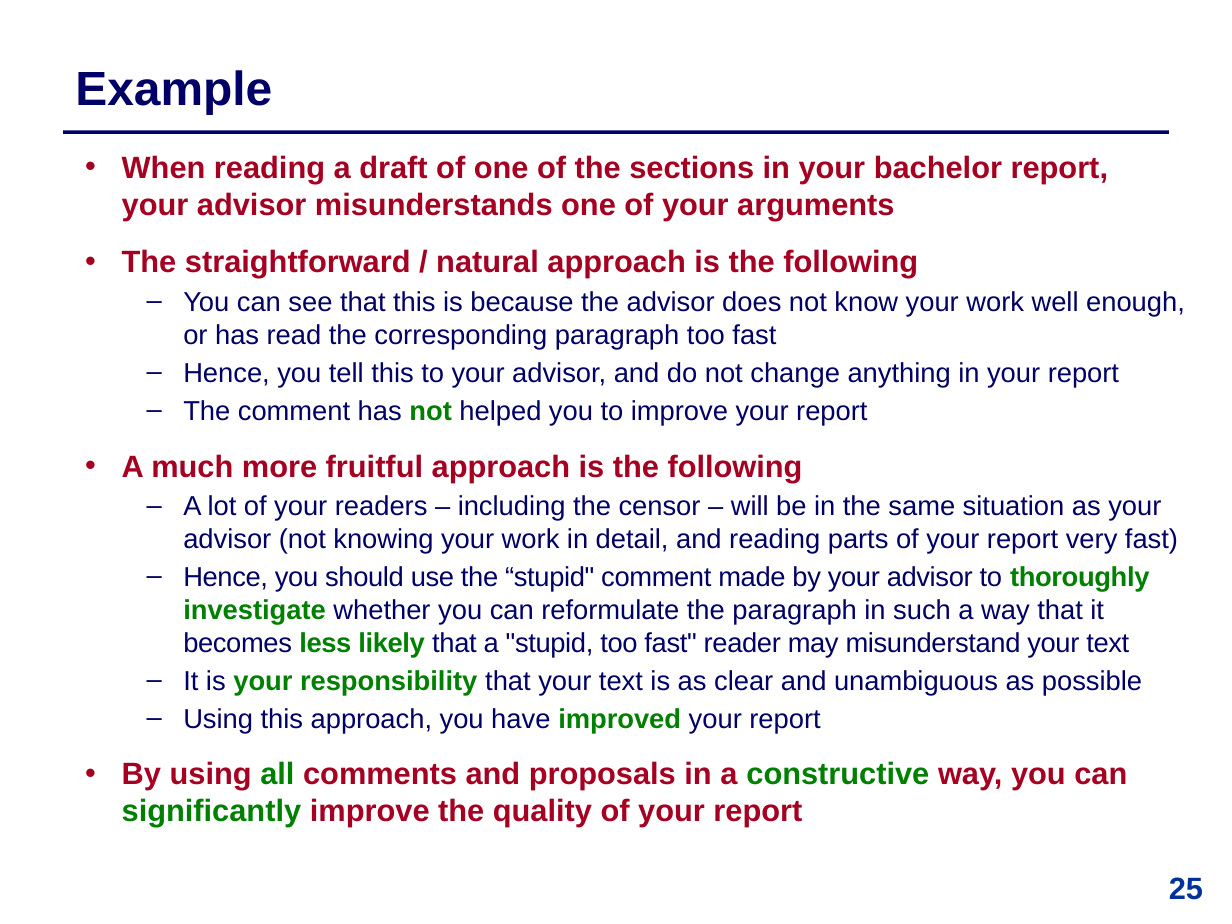
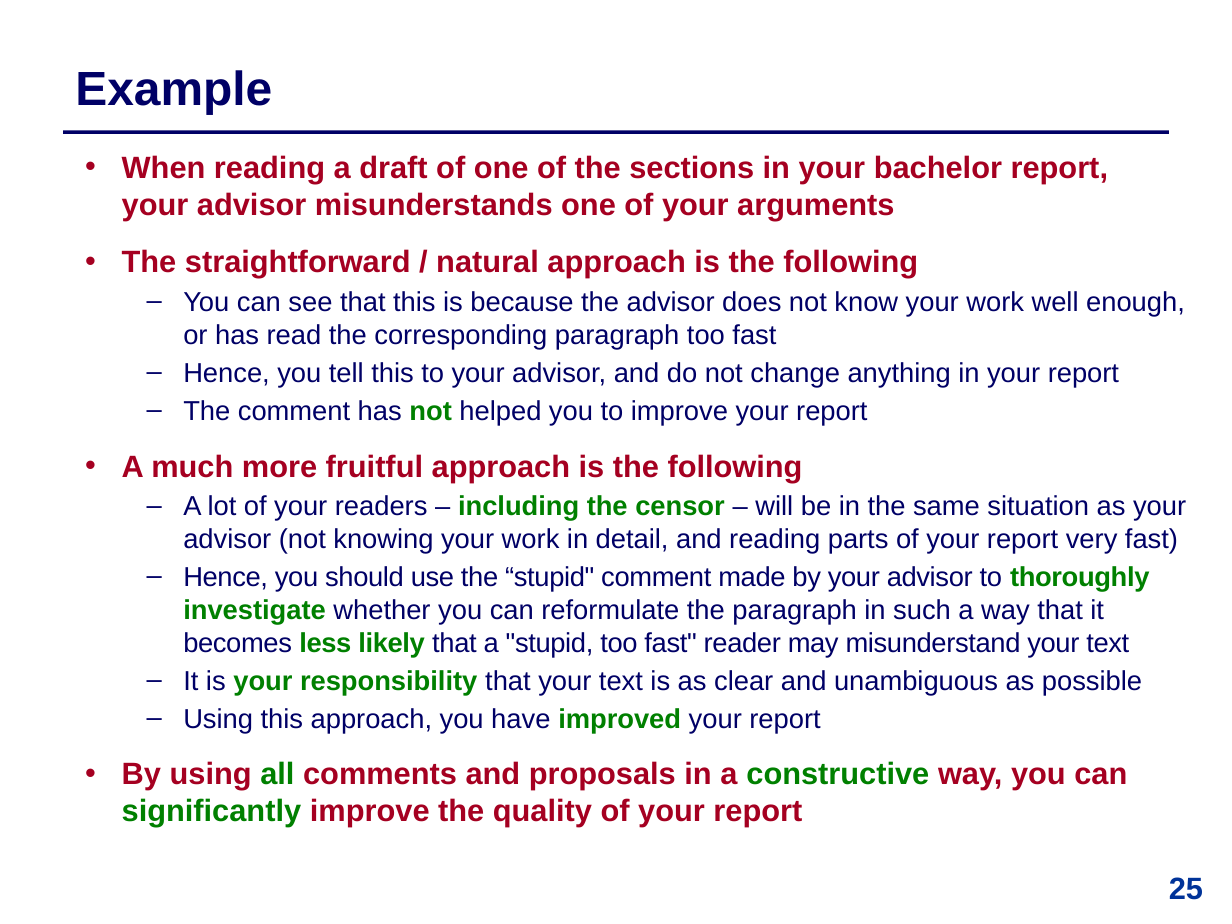
Before and after one commit to IntProgAU/Materiale, a slide deck: slide 25 of web/b25/2 Academic Writing and Oral Presentation.pptx. Drawn at 1232x924 pixels with LibreOffice and Linux fonts; fonts in the diff are those of the drawing. Boxes give left, top, right and bottom in pixels: in the first picture for what was removed or moved away, otherwise in the second. Text is boxed around its words. In the diff, an @@ line names an element or a change of style, - is before the commit and + after.

```diff
--- a/web/b25/2 Academic Writing and Oral Presentation.pptx
+++ b/web/b25/2 Academic Writing and Oral Presentation.pptx
@@ text at [183, 495, 1186, 554]: text colour #000066 to #008000, bold on in "including the censor" @@
```
Also in this commit, not shown: 11 other slides changed.
